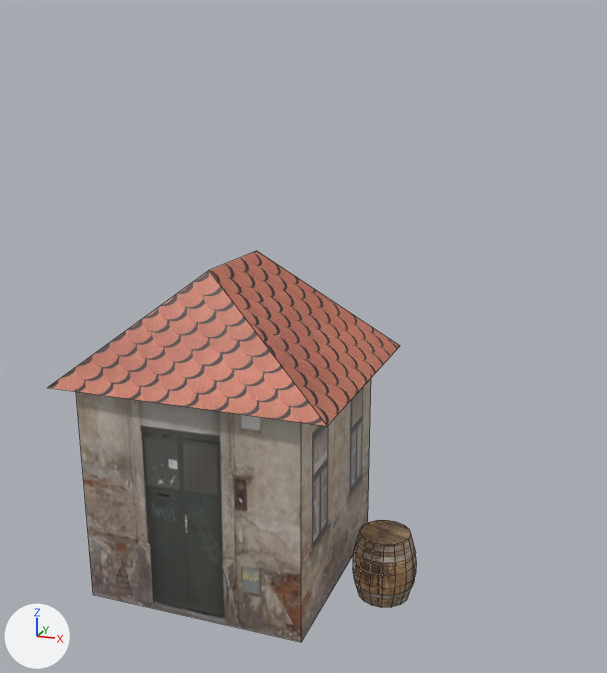
What one commit did to the Blender file section04-56-uv-wooden-barrels-uv.blend.
Rendered twice from a 50 mm lens placed at (3.09, -6.57, 4.31), pointed at (0.72, -0.11, 2.37). Lighting does not change. The marker at lower left points along +X, +Y and +Z. Mesh edges are drawn as thin lines.
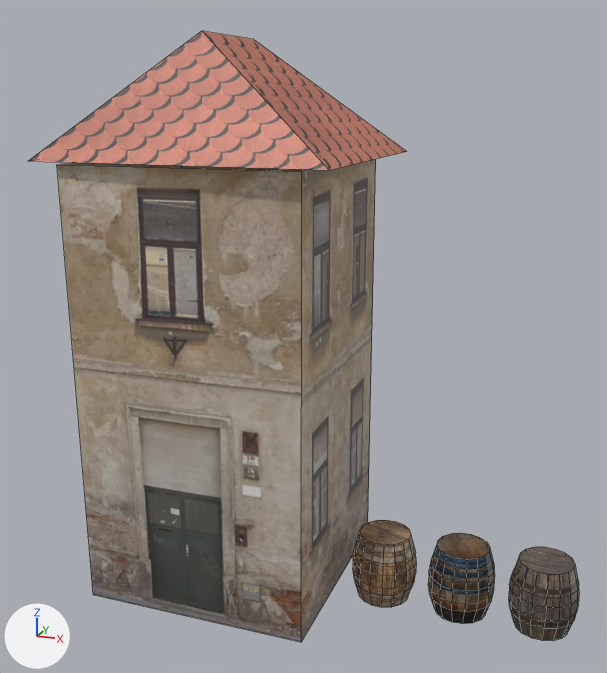
Where the change shows, as pixel boxes (x1, y1, x2, y2) in the pictures (607 x 673 px):
'WALLS', added: after (57, 159, 376, 642)
'Cube', deleted: before (76, 379, 371, 642)
'Cube.001', deleted (pink): before (48, 251, 400, 426)
'ROOF', added (pink): after (29, 31, 406, 170)
'Cylinder.002', added: after (509, 547, 579, 641)
'Cylinder.001', added: after (428, 533, 495, 624)

The edits, one by one:
Picture '04-Barrel_texture.jpg7bfa2d28-ecbb-459f-893f-bef3c292c324Large.' (img_04_barrel_texture_jpg7bfa2d28_ecbb_459f_893f_bef3c292c324large) is new.
Picture '04-barrel_001_nordicfxnet_diffuse_reduced.jpg' (img_04_barrel_001_nordicfxnet_diffuse_reduced_jpg) is new.
Material 'barrel3' (mat_barrel3) is new.
Uses the picture img_04_barrel_texture_jpg7bfa2d28_ecbb_459f_893f_bef3c292c324large.
Material 'barrel2' (mat_barrel2) is new.
Uses the picture img_04_barrel_001_nordicfxnet_diffuse_reduced_jpg.
Material 'underroof' (mat_underroof_1) is new.
Its base color is (0.8, 0.8, 0.8) (white #e7e7e7).
Mesh me_cylinder_002 is new.
It has 96 vertices, 82 faces and spans x -0.279..0.279, y -0.279..0.279, z -0.301..0.317.
It uses material mat_barrel3.
Mesh me_cylinder_001 is new.
It has 96 vertices, 82 faces and spans x -0.279..0.279, y -0.279..0.279, z -0.301..0.317.
It uses material mat_barrel2.
Mesh me_cube_002_1 is new.
It has 6 vertices, 5 faces and spans x -1.37..0.84, y -1.16..1.06, z 1.32..2.27.
Faces by material slot: [4, 1].
It uses material mat_material_001 (picture img_02_rooftiles_jpg).
It uses material mat_underroof_1 (white #e7e7e7).
Mesh me_cube_001_1 is new.
It has 8 vertices, 4 faces and spans x -0.99..1.03, y -1.03..1.04, z -1.0..2.83.
It uses material mat_building (picture img_02_buildingsderelict0132_600_jpg_001).
Object 'Cube' (ob_cube) is deleted.
Object 'Cube.001' (ob_cube_001) is deleted.
Object 'Cylinder.002' (ob_cylinder_002) is new; it shows me_cylinder_002.
Its location is (2.84, 0.0, 0.29).
Its rotation in degrees is (0, 0, 132).
Object 'Cylinder.001' (ob_cylinder_001) is new; it shows me_cylinder_001.
Its location is (2.15, 0.0, 0.29).
Its rotation in degrees is (0, 0, -40).
Object 'ROOF' (ob_roof) is new; it shows me_cube_002_1.
Its location is (0.35, 0.04, 2.53).
Its scale is (1.11, 1.0, 1.0).
Object 'WALLS' (ob_walls) is new; it shows me_cube_001_1.
Its location is (0.0, 0.0, 1.0).
